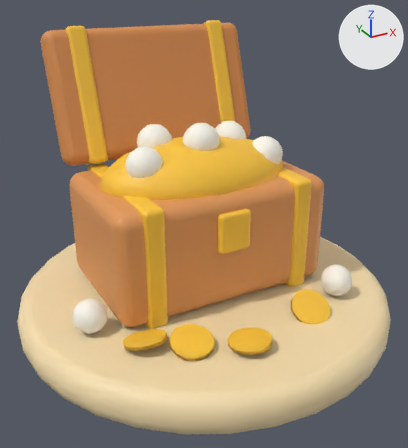
The FBX model EvolutionShop/Assets/EvolutionShop/Resources/Art/GrowthKit/DecorChest.fbx: old version first, new version second.
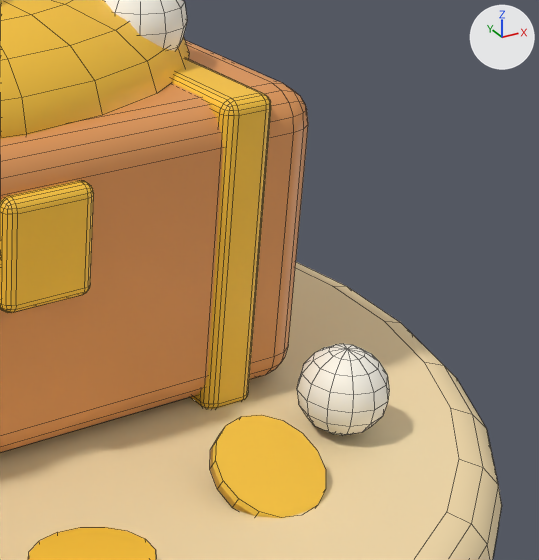
Each version appears first whole from a 50 mm lens placed at (-0.225, -0.41, 0.297), pointed at (-0.006, -0.012, 0.098), and next in a close-up on the part from 54% to 99% of the width and 33% to 76% of the height. Arrows for +X, +Y and +Z are at upper right; the lights stay in place. The older version's two pictures come first. The close-ups show mesh edges as thin lines. Where no turn or scale is listed for an object, it has been applied to the vertices.

Script lines for the objects in view, before the commit:
```python
me_cylinder_436 = bpy.data.meshes.new('Cylinder.436')
me_cylinder_436.from_pydata(...)  # 2232 vertices, 2220 faces; spans x -0.17..0.17, y -0.17..0.17, z 0.0..0.256
# faces by material slot: [226, 150, 1022, 150, 672]
me_cylinder_436.materials.append(mat_gk_sand)  # beige #f7dfae
me_cylinder_436.materials.append(mat_gk_wood)  # orange #e39a5a
me_cylinder_436.materials.append(mat_gk_gold)  # yellow #ffc93c
me_cylinder_436.materials.append(mat_gk_woodmid)  # orange #db8f4f
me_cylinder_436.materials.append(mat_gk_paper)  # white #fffbef
ob_decorchest_mesh = bpy.data.objects.new('DecorChest mesh', me_cylinder_436)
ob_decorchest_mesh.location = (0.0, 0.0, 0.0)
```
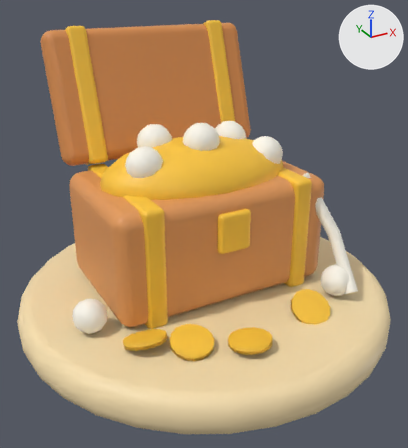
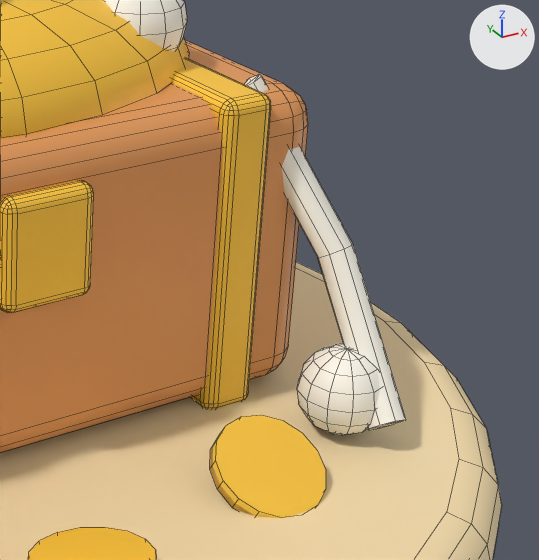
What differs and where, as boxes (x1, y1, x2, y2) in the close-ups (539 x 560 px):
part 1 of me_cylinder_436, added: after (244, 75, 406, 430)

The edits, one by one:
me_cylinder_436 is used by ob_decorchest_mesh; location (0.0, 0.0, 0.0).
me_cylinder_436 had 2232 vertices, 2220 faces and spanned x -0.17..0.17, y -0.17..0.17, z 0.0..0.256.
me_cylinder_436 now has 2256 vertices, 2248 faces and spans x -0.17..0.17, y -0.17..0.17, z 0.0..0.256.
me_cylinder_436 part 1: a new loose piece of 24 vertices spanning x 0.074..0.106, y -0.099..-0.03, z 0.039..0.138, in mat_gk_paper (white #fffbef).
